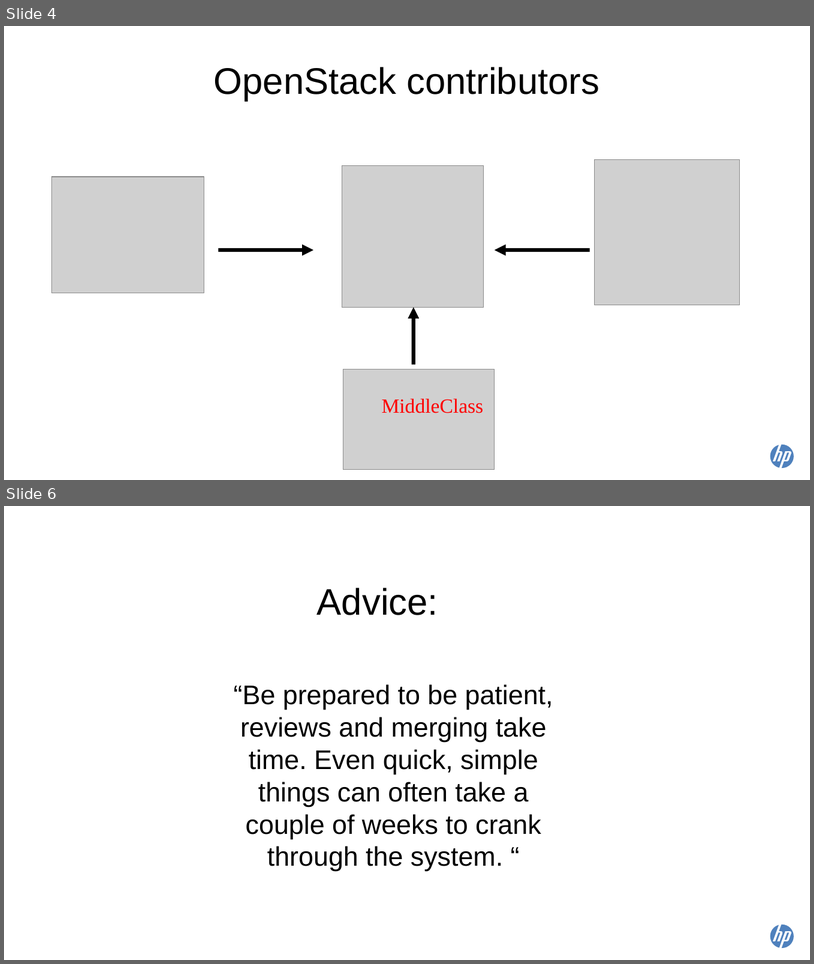
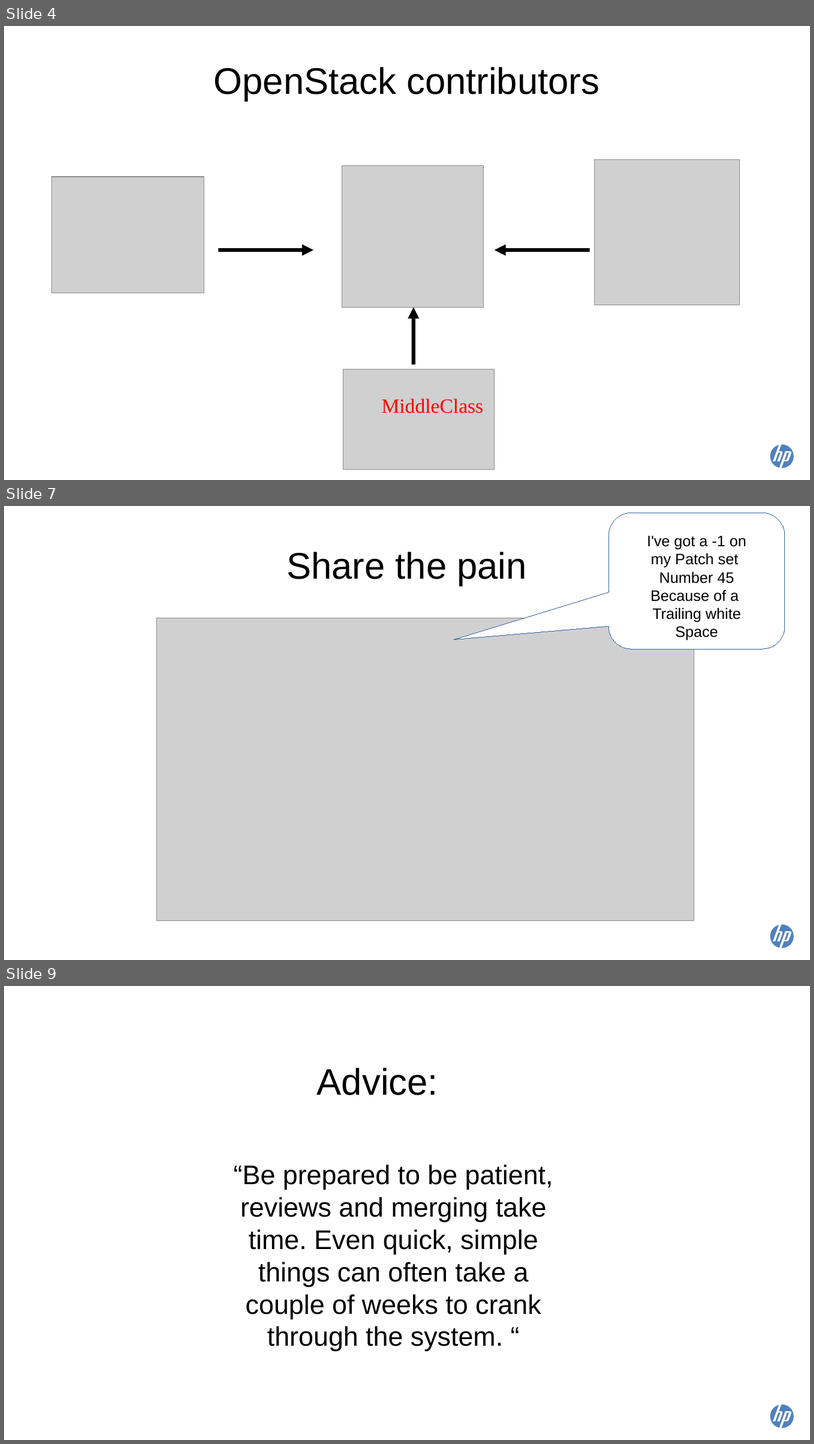
Before and after one commit to scottdangelo/TokyoSummitTalk, a slide deck: Tokyo2015_Contributing_to_OS_201_scottAndreaMerged_oct2.odp. Shown one above the other, each under a label of ours: slides 4 and 6 before the commit, slides 4, 7 and 9 after it; the slides between them are not shown. The pictures are 814x964 and 814x1444 pixels, drawn with LibreOffice and Linux fonts; fonts in the diff are those of the drawing; grey boxes stand for pictures. Boxes give left, top, right and bottom in pixels: in the first picture for what was removed or moved away, otherwise in the second. Text is boxed around its words. In the diff, an @@ line names an element or a change of style, - is before the commit and + after.

```diff
--- a/Tokyo2015_Contributing_to_OS_201_scottAndreaMerged_oct2.odp
+++ b/Tokyo2015_Contributing_to_OS_201_scottAndreaMerged_oct2.odp
@@ slide 7 added at bbox=[4, 506, 810, 960], background #FFFFFF; not listed: 1 template element that a slide beside it also shows @@
@@ rounded speech box added at bbox=[609, 513, 785, 649], fill #FFFFFF, outline #3465A4 0 pt, 18 pt, text #000000 @@
+I've got a -1 on
+my Patch set
+Number 45
+Because of a
+Trailing white
+Space
@@ title added at bbox=[287, 552, 527, 586], 44 pt, text #000000 @@
+Share the pain
@@ picture added at bbox=[156, 618, 694, 921] @@
@@ what was slide 6 is now slide 9 @@
```
Also in this commit, not shown: 1 slide changed, 4 other slides added, 3 slides removed, 1 other file.
